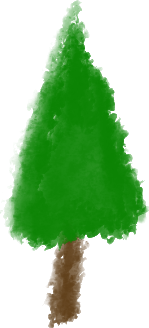
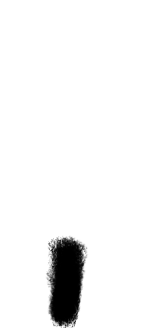
Comparing the layer stacks of the two (149, 328) images. Changes:
added layer "Char" above "Plant" over box(45, 235, 89, 328)
renamed "Pasted Layer" to "Plant", hid it over box(0, 0, 149, 328)
